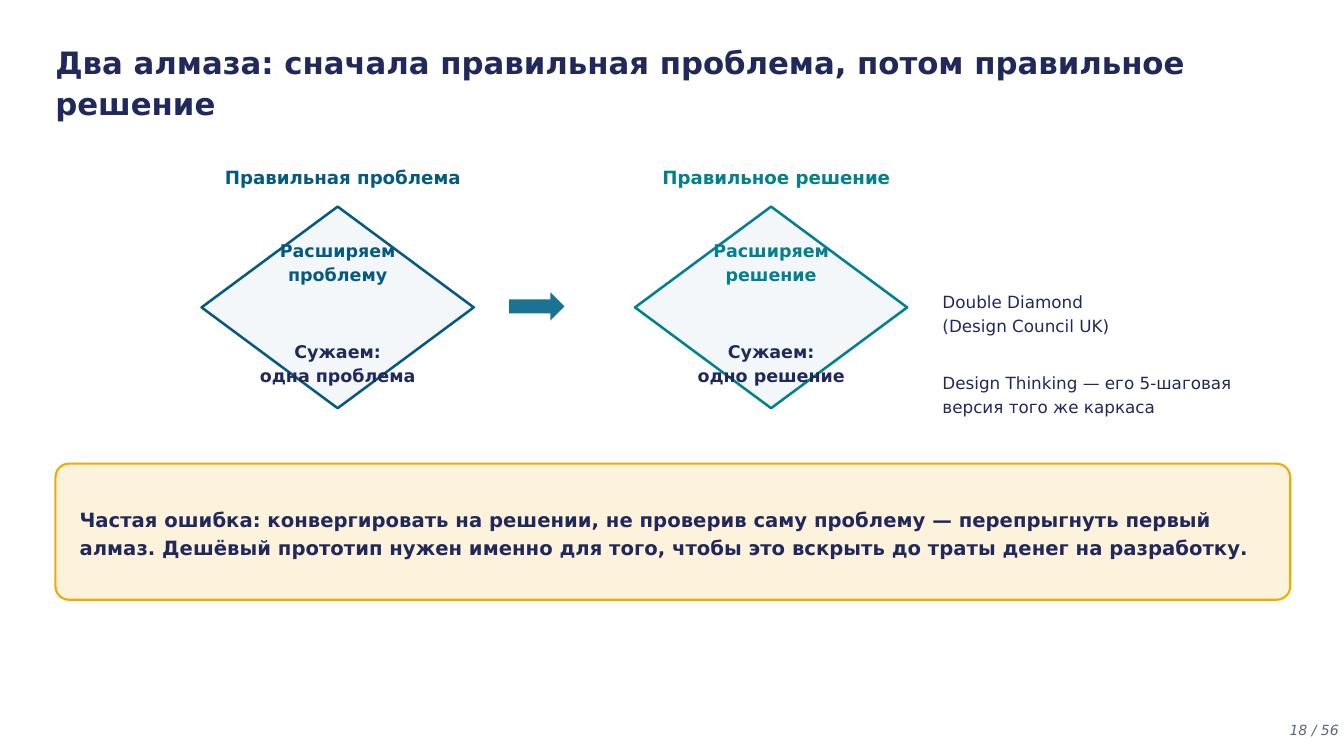
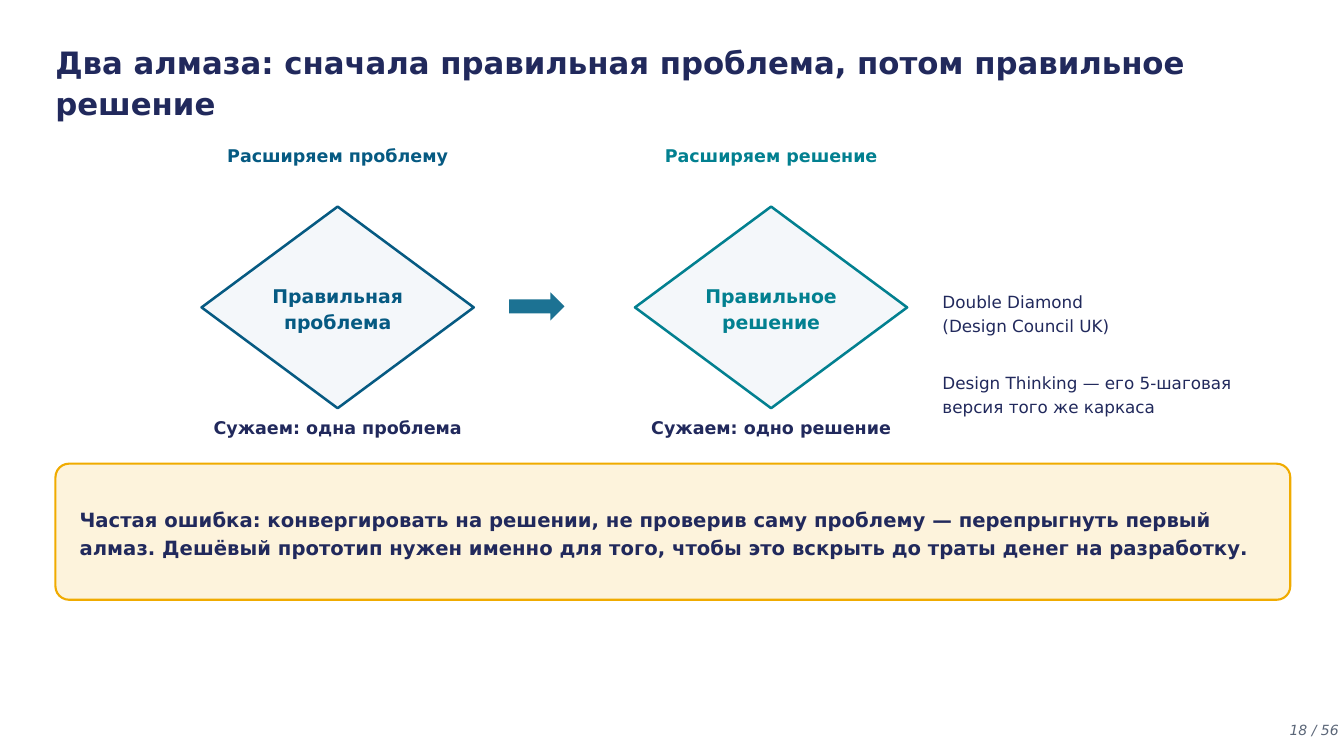
Before and after one commit to tellina-study/AI-usage-lessons, a slide deck: slide 18 of library/lectures/lec-05/rendered/lec-05.pptx. Drawn at 1344x756 pixels with LibreOffice and Linux fonts; fonts in the diff are those of the drawing. Boxes give left, top, right and bottom in pixels: in the first picture for what was removed or moved away, otherwise in the second. Text is boxed around its words. In the diff, an @@ line names an element or a change of style, - is before the commit and + after.

```diff
--- a/library/lectures/lec-05/rendered/lec-05.pptx
+++ b/library/lectures/lec-05/rendered/lec-05.pptx
@@ text at <box>227,148,448,166</box>: text changed @@
-Расширяем
-проблему
+Расширяем проблему
@@ text at <box>665,149,877,166</box>: text changed @@
-Расширяем
-решение
+Расширяем решение
@@ text "Правильная" at <box>272,289,402,333</box>: vertical alignment top to middle @@
@@ text at <box>272,289,402,333</box>: text changed; size 13 to 13.5 pt @@
-Правильная проблема
+Правильная
+проблема
@@ text "Правильное" at <box>705,289,836,333</box>: vertical alignment top to middle @@
@@ text at <box>705,289,836,333</box>: text changed; size 13 to 13.5 pt @@
-Правильное решение
+Правильное
+решение
@@ text at <box>214,421,461,438</box>: text changed @@
-Сужаем:
-одна проблема
+Сужаем: одна проблема
@@ text at <box>651,421,891,438</box>: text changed @@
-Сужаем:
-одно решение
+Сужаем: одно решение
```
Also in this commit, not shown: 16 other slides changed, 25 other files.
